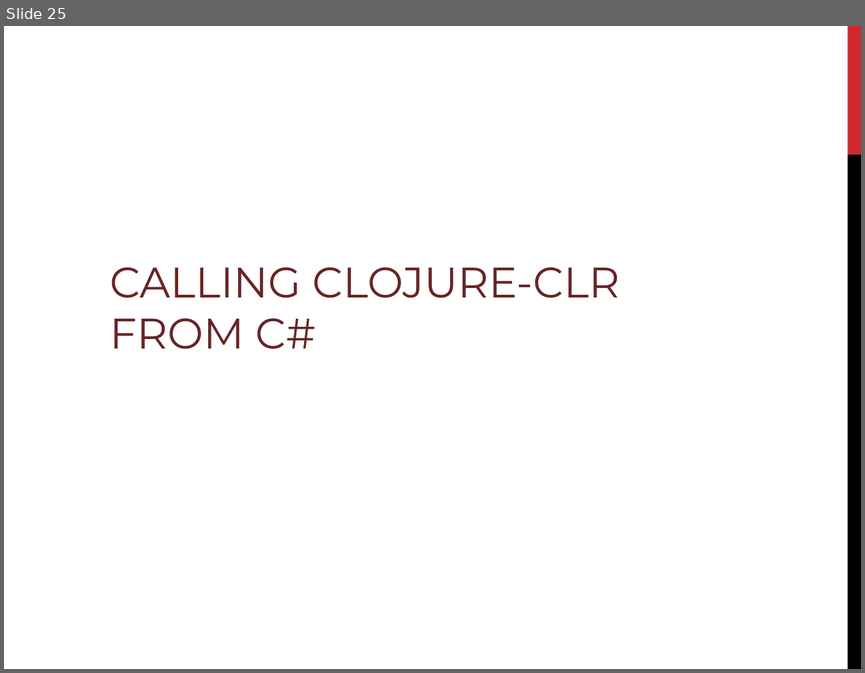
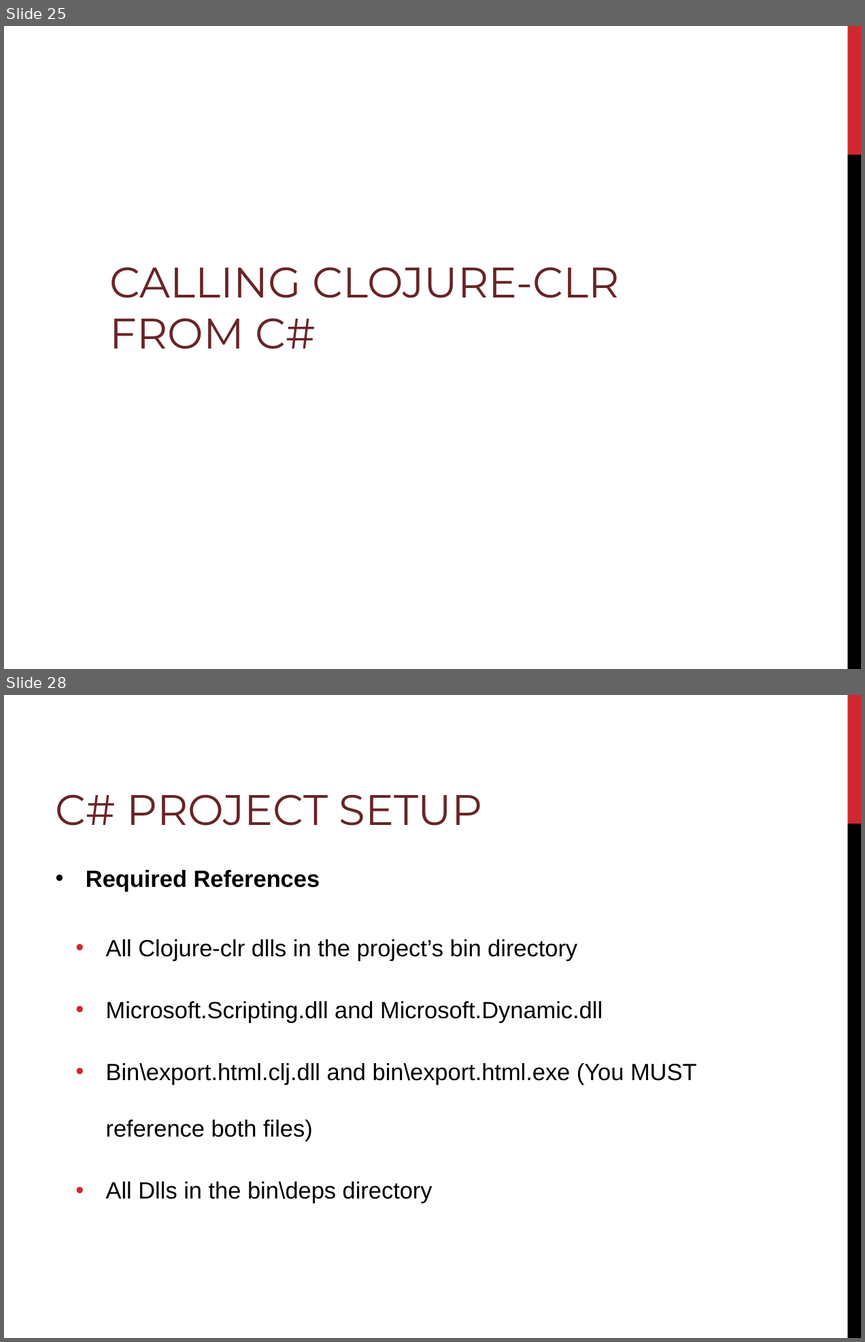
Before and after one commit to PlumpMath/intro-to-clojureclr-talk, a slide deck: slides/intro-to-clojure-clr-talk.ppt. Shown one above the other, each under a label of ours: slide 25 before the commit, slides 25 and 28 after it; the slides between them are not shown. The pictures are 865x673 and 865x1342 pixels, drawn with LibreOffice and Linux fonts; fonts in the diff are those of the drawing; background and template pictures are left out. Boxes give left, top, right and bottom in pixels: in the first picture for what was removed or moved away, otherwise in the second. Text is boxed around its words. In the diff, an @@ line names an element or a change of style, - is before the commit and + after.

Commit message:
updated build.bat to copy the export related dll/exe to the bin dir. Added/wrote the last slides.  Updated the C# demo app to do everything in the main method.

```diff
--- a/slides/intro-to-clojure-clr-talk.ppt
+++ b/slides/intro-to-clojure-clr-talk.ppt
@@ slide 28 added at (x1=4, y1=695, x2=861, y2=1338), background picture (left out); not listed: 2 template elements that a slide beside it also shows @@
@@ title added at (x1=56, y1=794, x2=482, y2=826), 51 pt, text #682426 @@
+C# PROJECT SETUP
@@ text added at (x1=86, y1=870, x2=697, y2=1203), 28 pt, text #000000 @@
+• Required References
+  • All Clojure-clr dlls in the project’s bin directory
+  • Microsoft.Scripting.dll and Microsoft.Dynamic.dll
+  • Bin\export.html.clj.dll and bin\export.html.exe (You MUST reference both files)
+  • All Dlls in the bin\deps directory
```
Also in this commit, not shown: 1 slide changed, 3 other slides added, 1 slide removed, 2 other files.
